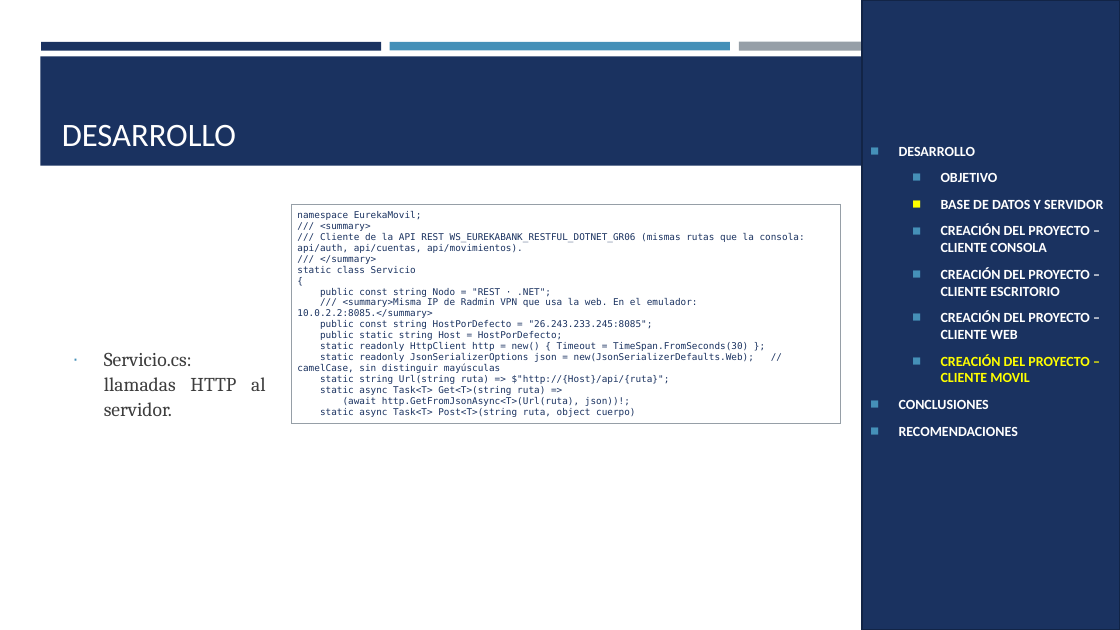
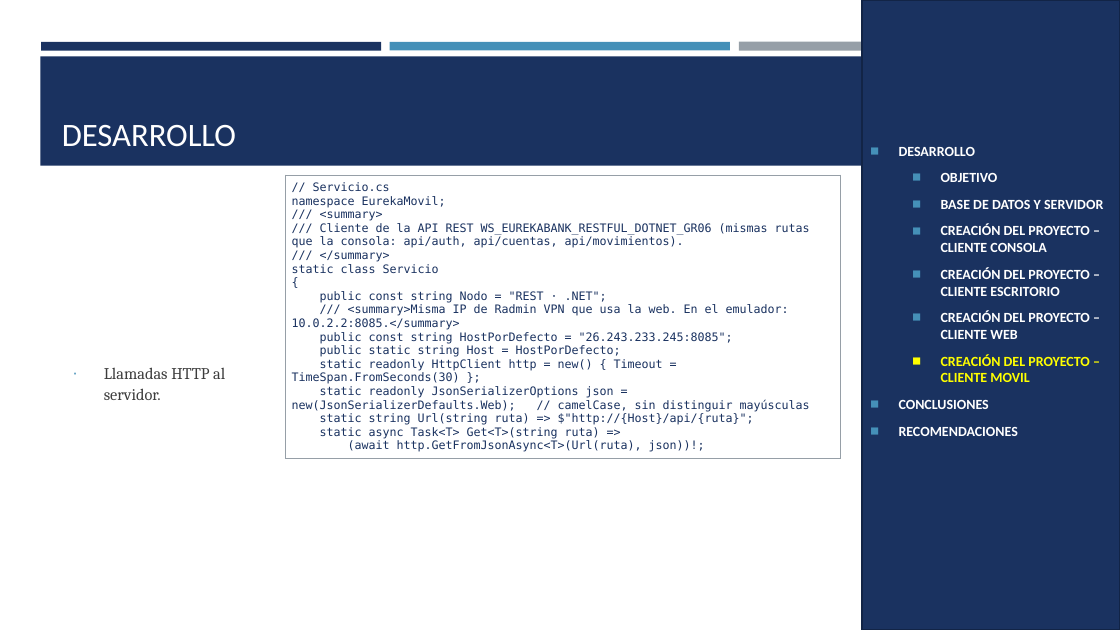
Before and after one commit to MATEOCAIZA/TG.1.4.-PAO202651_EUREKA_BDD_LOCAL_RESTFUL_DOTNET_NRC36884_GR06, a slide deck: slide 20 of 05. DOCUMENTACION/PRESENTACION TG.1.4. EUREKABANK RESTFUL con BDD LOCAL en .NET GR06.pptx. Drawn at 1120x630 pixels with LibreOffice and Linux fonts; fonts in the diff are those of the drawing. Boxes give left, top, right and bottom in pixels: in the first picture for what was removed or moved away, otherwise in the second. Text is boxed around its words. In the diff, an @@ line names an element or a change of style, - is before the commit and + after.

```diff
--- a/05. DOCUMENTACION/PRESENTACION TG.1.4. EUREKABANK RESTFUL con BDD LOCAL en .NET GR06.pptx
+++ b/05. DOCUMENTACION/PRESENTACION TG.1.4. EUREKABANK RESTFUL con BDD LOCAL en .NET GR06.pptx
@@ table at (286, 175, 840, 456) @@
@@ row 1, column 1: "namespace EurekaMovil; / /// <summary> / /// Cliente de la API REST WS_EUREKABANK_RESTFUL_DOTNET_GR06 (mismas rutas que la consola: api/auth, api/cuentas, api/movimientos). / /// </summary> / static class Servicio / { / public const string Nodo = "REST · .NET"; / /// <summary>Misma IP de Radmin VPN que usa la web. En el emulador: 10.0.2.2:8085.</summary> / public const string HostPorDefecto = "26.243.233.245:8085"; / public static string Host = HostPorDefecto; / static readonly HttpClient http = new() { Timeout = TimeSpan.FromSeconds(30) }; / static readonly JsonSerializerOptions json = new(JsonSerializerDefaults.Web); // camelCase, sin distinguir mayúsculas / static string Url(string ruta) => $"http://{Host}/api/{ruta}"; / static async Task<T> Get<T>(string ruta) => / (await http.GetFromJsonAsync<T>(Url(ruta), json))!; / static async Task<T> Post<T>(string ruta, object cuerpo)" to "// Servicio.cs / namespace EurekaMovil; / /// <summary> / /// Cliente de la API REST WS_EUREKABANK_RESTFUL_DOTNET_GR06 (mismas rutas que la consola: api/auth, api/cuentas, api/movimientos). / /// </summary> / static class Servicio / { / public const string Nodo = "REST · .NET"; / /// <summary>Misma IP de Radmin VPN que usa la web. En el emulador: 10.0.2.2:8085.</summary> / public const string HostPorDefecto = "26.243.233.245:8085"; / public static string Host = HostPorDefecto; / static readonly HttpClient http = new() { Timeout = TimeSpan.FromSeconds(30) }; / static readonly JsonSerializerOptions json = new(JsonSerializerDefaults.Web); // camelCase, sin distinguir mayúsculas / static string Url(string ruta) => $"http://{Host}/api/{ruta}"; / static async Task<T> Get<T>(string ruta) => / (await http.GetFromJsonAsync<T>(Url(ruta), json))!;" @@
@@ table: place and size @@
-table at (292, 204, 840, 421)
+table at (286, 175, 840, 456)
@@ text at (104, 367, 225, 400): text changed; size 16.8 to 14 pt @@
-∙ Servicio.cs: llamadas HTTP al servidor.
+∙ Llamadas HTTP al servidor.
```
Also in this commit, not shown: 21 other slides changed, 3 other files.
